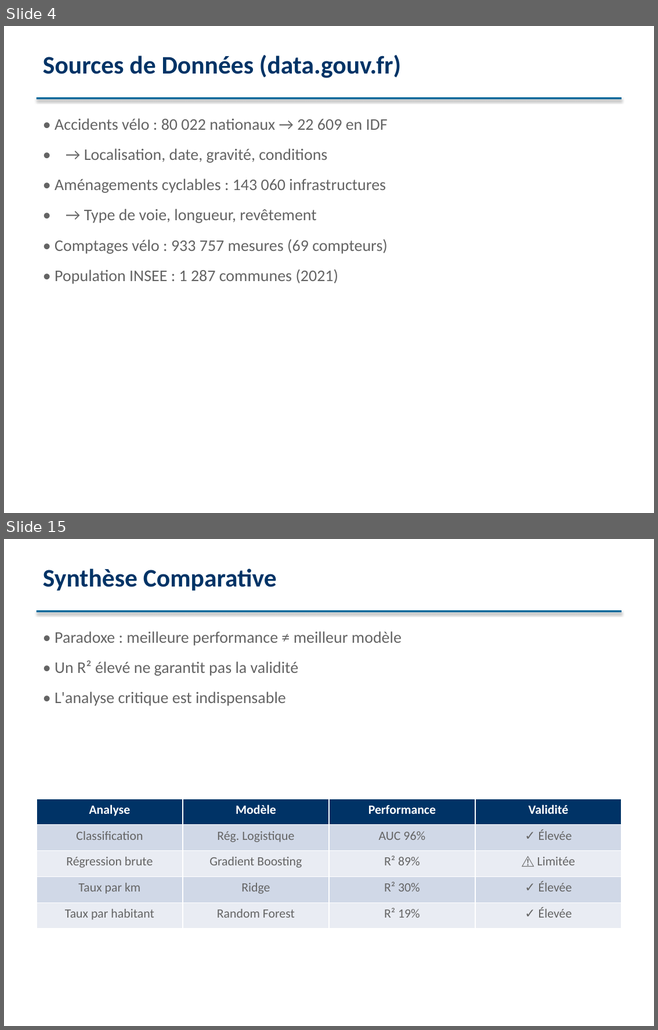
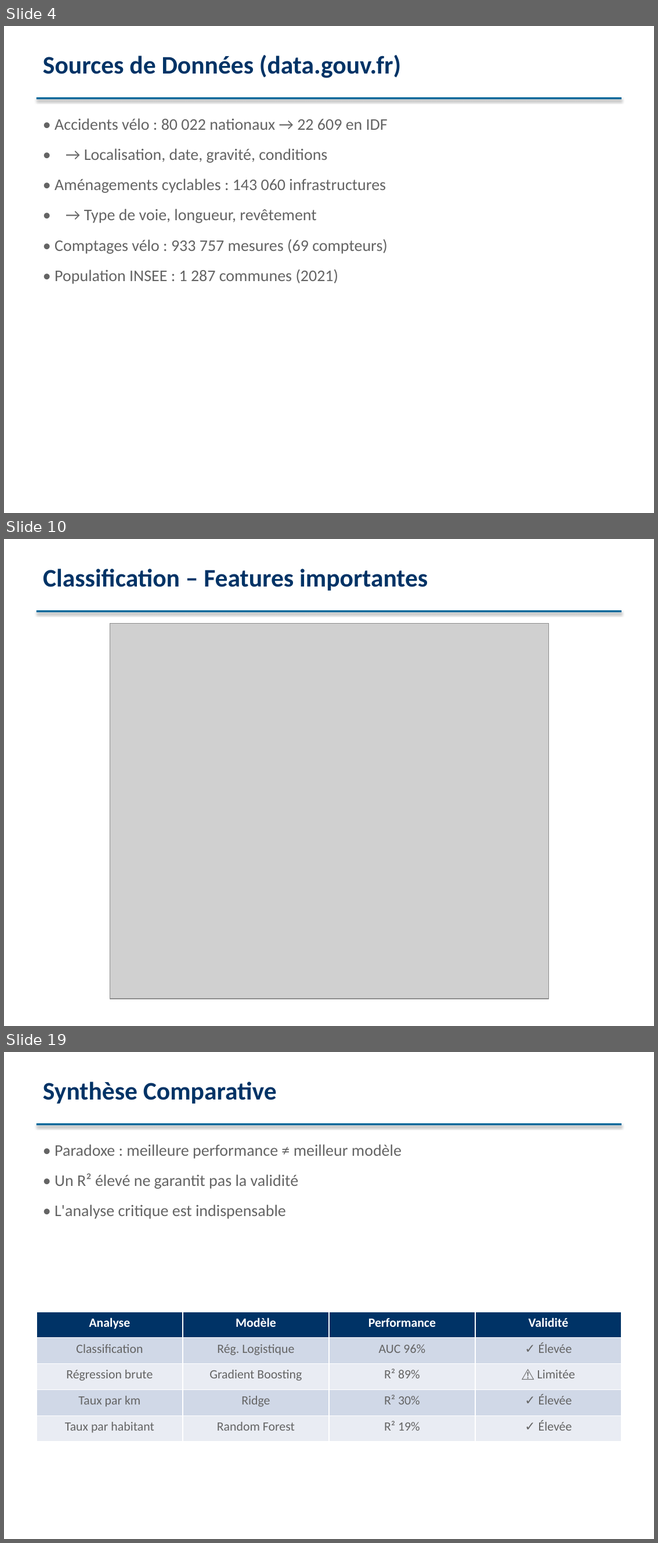
Before and after one commit to Jeremonstor/Projet_sda_top, a slide deck: presentation/presentation_sda.pptx. Shown one above the other, each under a label of ours: slides 4 and 15 before the commit, slides 4, 10 and 19 after it; the slides between them are not shown. The pictures are 658x1030 and 658x1543 pixels, drawn with LibreOffice and Linux fonts; fonts in the diff are those of the drawing; grey boxes stand for pictures. Boxes give left, top, right and bottom in pixels: in the first picture for what was removed or moved away, otherwise in the second. Text is boxed around its words. In the diff, an @@ line names an element or a change of style, - is before the commit and + after.

```diff
--- a/presentation/presentation_sda.pptx
+++ b/presentation/presentation_sda.pptx
@@ slide 10 added at (4, 539, 654, 1026), background #FFFFFF @@
@@ text added at (43, 569, 427, 591), 28 pt, text #003366, bold @@
+Classification – Features importantes
@@ rectangle added at (36, 610, 621, 613), fill #006699 @@
@@ picture added at (110, 624, 549, 999) @@
@@ what was slide 15 is now slide 19 @@
```
Also in this commit, not shown: 12 slides changed, 3 other slides added, 6 other files.
